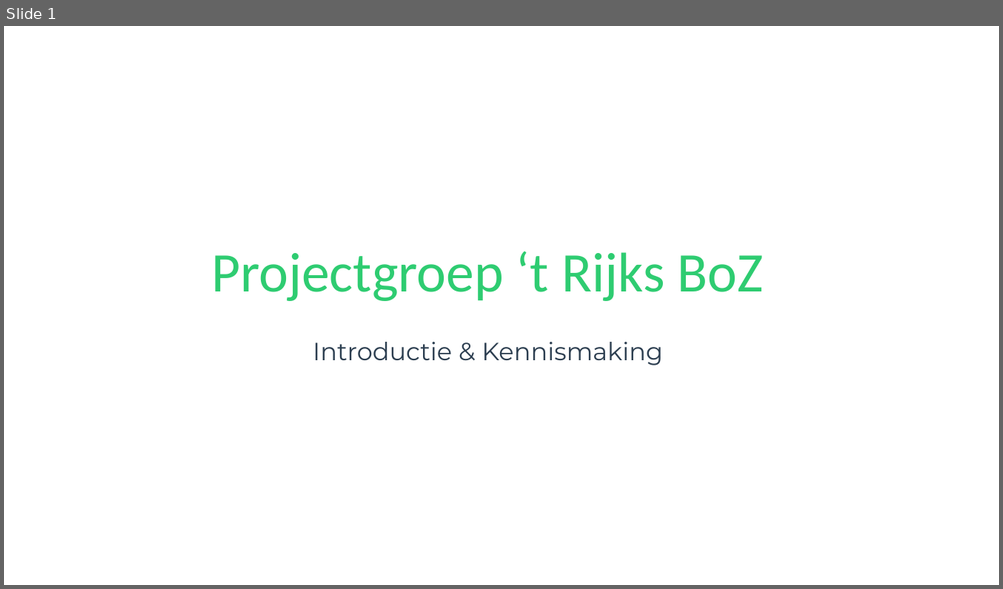
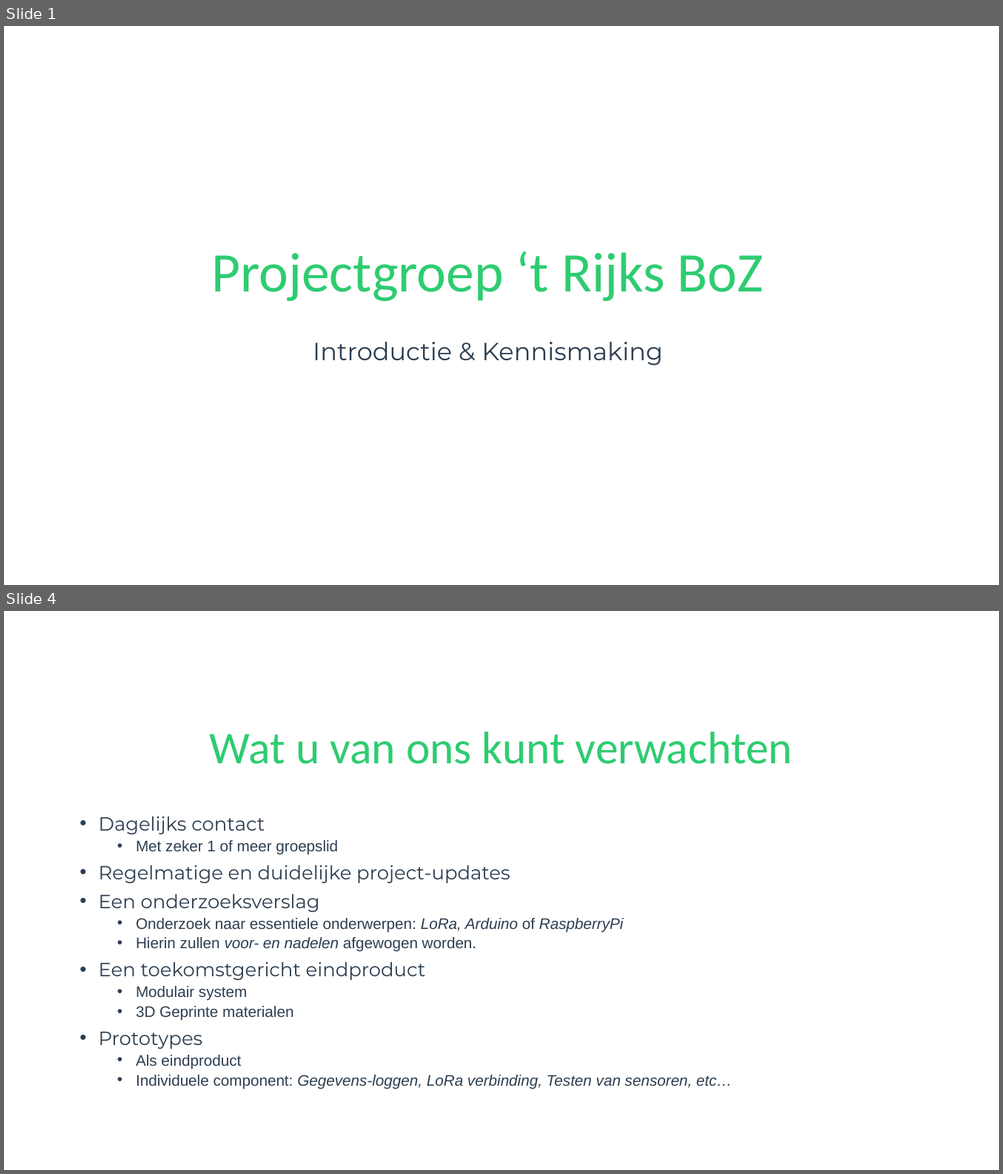
Before and after one commit to TimVosch/Aqua, a slide deck: Contact/Meeting_1/IntroductieGroep.pptx. Shown one above the other, each under a label of ours: slide 1 before the commit, slides 1 and 4 after it; the slides between them are not shown. The pictures are 1003x589 and 1003x1174 pixels, drawn with LibreOffice and Linux fonts; fonts in the diff are those of the drawing; background and template pictures are left out. Boxes give left, top, right and bottom in pixels: in the first picture for what was removed or moved away, otherwise in the second. Text is boxed around its words. In the diff, an @@ line names an element or a change of style, - is before the commit and + after.

```diff
--- a/Contact/Meeting_1/IntroductieGroep.pptx
+++ b/Contact/Meeting_1/IntroductieGroep.pptx
@@ slide 4 added at bbox=[4, 611, 999, 1170], background #FFFFFF @@
@@ title added at bbox=[210, 732, 792, 764], 44 pt, text #2ECC71 @@
+Wat u van ons kunt verwachten
@@ text added at bbox=[99, 816, 731, 1089], 14.8 pt, text #2C3E50 @@
+• Dagelijks contact
+  • Met zeker 1 of meer groepslid
+• Regelmatige en duidelijke project-updates
+• Een onderzoeksverslag
+  • Onderzoek naar essentiele onderwerpen: LoRa, Arduino of RaspberryPi
+  • Hierin zullen voor- en nadelen afgewogen worden.
+• Een toekomstgericht eindproduct
+  • Modulair system
+  • 3D Geprinte materialen
+• Prototypes
+  • Als eindproduct
+  • Individuele component: Gegevens-loggen, LoRa verbinding, Testen van sensoren, etc…
```
Also in this commit, not shown: 1 slide changed, 4 other slides added, 1 slide removed.
